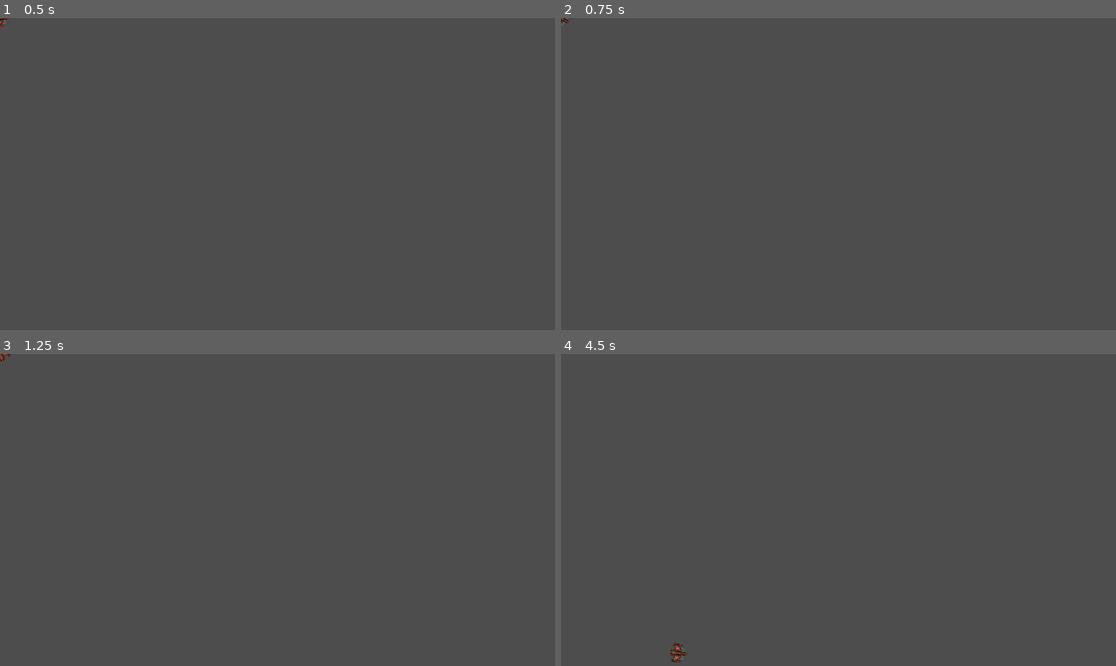
Above: before the commit, frames 1-4 (two rows, left to right).
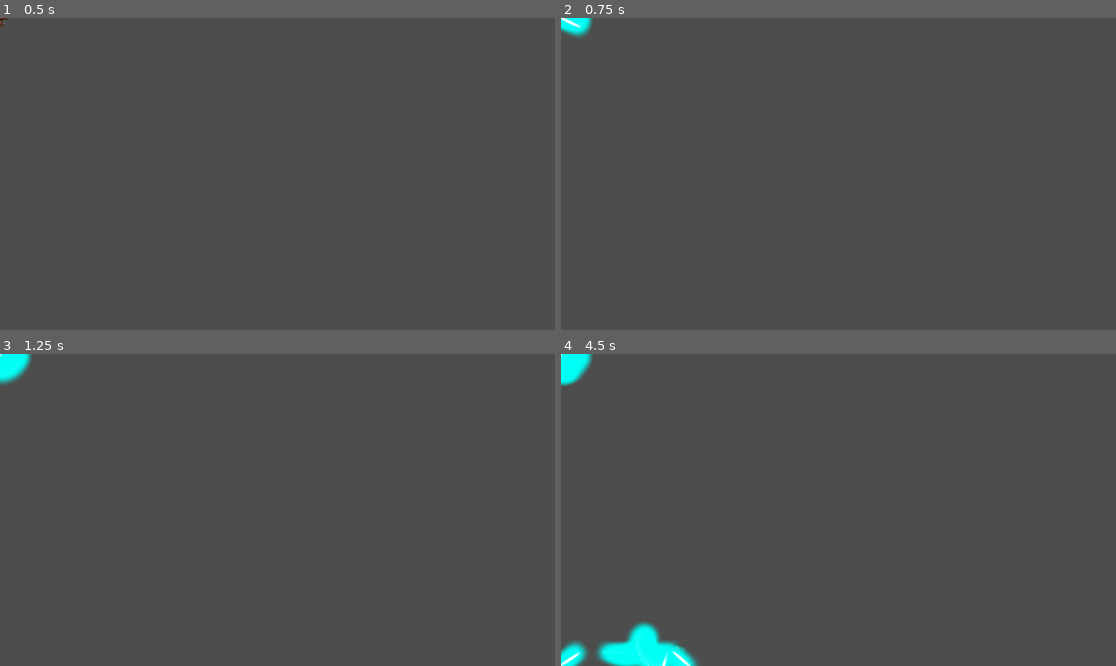
Above: after the commit, the same moments.

Repository: chrisvm/asteroids
Game: Godot game, scene res://main.tscn
Same seed, same stepped clock (60 frames per second), same inputs: the game is played once before the commit and once after it.
Inputs:
- Up to frame 1 (0.5 s): no input
- Up to frame 2 (0.75 s): tap Enter at 0.5 s; hold D (rotate_right) from 0.53 s (still down); hold Space (shoot) from 0.53 s (still down)
- Up to frame 3 (1.25 s): keep holding D (rotate_right); keep holding Space (shoot)
- Up to frame 4 (4.5 s): release D (rotate_right) at 1.28 s; release Space (shoot) at 1.28 s; hold A (rotate_left) 1.28-2.03 s; tap Space (shoot) at 1.35, 2.85, 4.35 s; tap Enter at 2 s; hold D (rotate_right) 2.03-2.78 s; hold Space (shoot) 2.03-2.78 s; hold W (thrust) 2.78-3.53 s; hold Space (shoot) 3.53-4.28 s; hold A (rotate_left) from 3.53 s (still down)

Frame 1 is identical in both runs. In frame 2, 0.3% of the frame differs, in the area x 0-6%, y 0-7%; in frame 3, 0.4%; in frame 4, 2.3%, in the area x 0-25%, y 0-100%.

Commit message:
first pass at shooting

Diff:
--- /dev/null
+++ b/components/bullet/bullet.gd
@@ -0,0 +1,19 @@
+extends Area2D
+
+@export var speed = 1000
+
+var velocity = Vector2.ZERO
+
+func start(_transform):
+	transform = _transform
+
+func _process(delta: float) -> void:
+	position += velocity * delta
+
+func _on_visible_on_screen_notifier_2d_screen_exited() -> void:
+	queue_free()
+
+func _on_body_entered(body: Node2D) -> void:
+	if body.is_in_group("rocks"):
+		body.explode()
+		queue_free()
--- /dev/null
+++ b/components/bullet/bullet.tscn
@@ -0,0 +1,24 @@
+[gd_scene load_steps=4 format=3 uid="uid://bwwmlkhkm8l8d"]
+
+[ext_resource type="Texture2D" uid="uid://d0ps7o8735m4o" path="res://assets/laser.png" id="1_142lv"]
+[ext_resource type="Script" uid="uid://cr207or8ll8wi" path="res://components/bullet/bullet.gd" id="1_j7bu3"]
+
+[sub_resource type="RectangleShape2D" id="RectangleShape2D_j7bu3"]
+size = Vector2(51, 20)
+
+[node name="Bullet" type="Area2D"]
+script = ExtResource("1_j7bu3")
+
+[node name="Sprite2D" type="Sprite2D" parent="."]
+texture = ExtResource("1_142lv")
+
+[node name="CollisionShape2D" type="CollisionShape2D" parent="."]
+position = Vector2(-1.5, 0)
+shape = SubResource("RectangleShape2D_j7bu3")
+
+[node name="VisibleOnScreenNotifier2D" type="VisibleOnScreenNotifier2D" parent="."]
+position = Vector2(-2.5, 0.5)
+scale = Vector2(2.55, 0.45)
+
+[connection signal="body_entered" from="." to="." method="_on_body_entered"]
+[connection signal="screen_exited" from="VisibleOnScreenNotifier2D" to="." method="_on_visible_on_screen_notifier_2d_screen_exited"]
--- a/components/player/player.tscn
+++ b/components/player/player.tscn
@@ -1,13 +1,15 @@
-[gd_scene load_steps=4 format=3 uid="uid://crndvw0jnatsk"]
+[gd_scene load_steps=5 format=3 uid="uid://crndvw0jnatsk"]
 
 [ext_resource type="Script" uid="uid://csh0erci6q1n6" path="res://components/player/player_state.gd" id="1_kfe3d"]
 [ext_resource type="Texture2D" uid="uid://bny4k2uwggxrh" path="res://assets/player_small.png" id="1_t3162"]
+[ext_resource type="PackedScene" uid="uid://bwwmlkhkm8l8d" path="res://components/bullet/bullet.tscn" id="2_ph1f6"]
 
 [sub_resource type="CircleShape2D" id="CircleShape2D_t3162"]
 radius = 19.0263
 
 [node name="Player" type="RigidBody2D"]
 script = ExtResource("1_kfe3d")
+bullet_scene = ExtResource("2_ph1f6")
 
 [node name="Sprite2D" type="Sprite2D" parent="."]
 rotation = 1.5708
@@ -15,3 +17,10 @@
 
 [node name="CollisionShape2D" type="CollisionShape2D" parent="."]
 shape = SubResource("CircleShape2D_t3162")
+
+[node name="Muzzle" type="Marker2D" parent="."]
+position = Vector2(21, 0)
+
+[node name="GunCooldown" type="Timer" parent="."]
+one_shot = true
+autostart = true
--- a/components/player/player_state.gd
+++ b/components/player/player_state.gd
@@ -2,6 +2,10 @@
 
 enum {INIT, ALIVE, INVULNERABLE, DEAD}
 var state = INIT
+
+@export var bullet_scene: PackedScene
+@export var fire_rate = 0.25
+var can_shoot = true
 
 @export var engine_power = 500
 @export var spin_power = 8000
@@ -12,6 +16,7 @@
 
 func _ready() -> void:
 	change_state(ALIVE)
+	$GunCooldown.wait_time = fire_rate
 	screensize = get_viewport_rect().size
 
 func _process(delta):
@@ -19,11 +24,25 @@
 
 func get_input():
 	thrust = Vector2.ZERO
+
 	if state in [DEAD, INIT]:
 		return
+
 	if Input.is_action_pressed("thrust"):
 		thrust = transform.x * engine_power
+	if Input.is_action_pressed("shoot"):
+		shoot()
+
 	rotation_dir = Input.get_axis("rotate_left", "rotate_right")
+
+func shoot():
+	if state == INVULNERABLE:
+		return
+	can_shoot = false
+	$GunCooldown.start()
+	var b = bullet_scene.instantiate()
+	get_tree().root.add_child(b)
+	b.start($Muzzle.global_transform)
 
 func _physics_process(delta: float) -> void:
 	constant_force = thrust
Not shown, added: components/bullet/bullet.gd.uid
